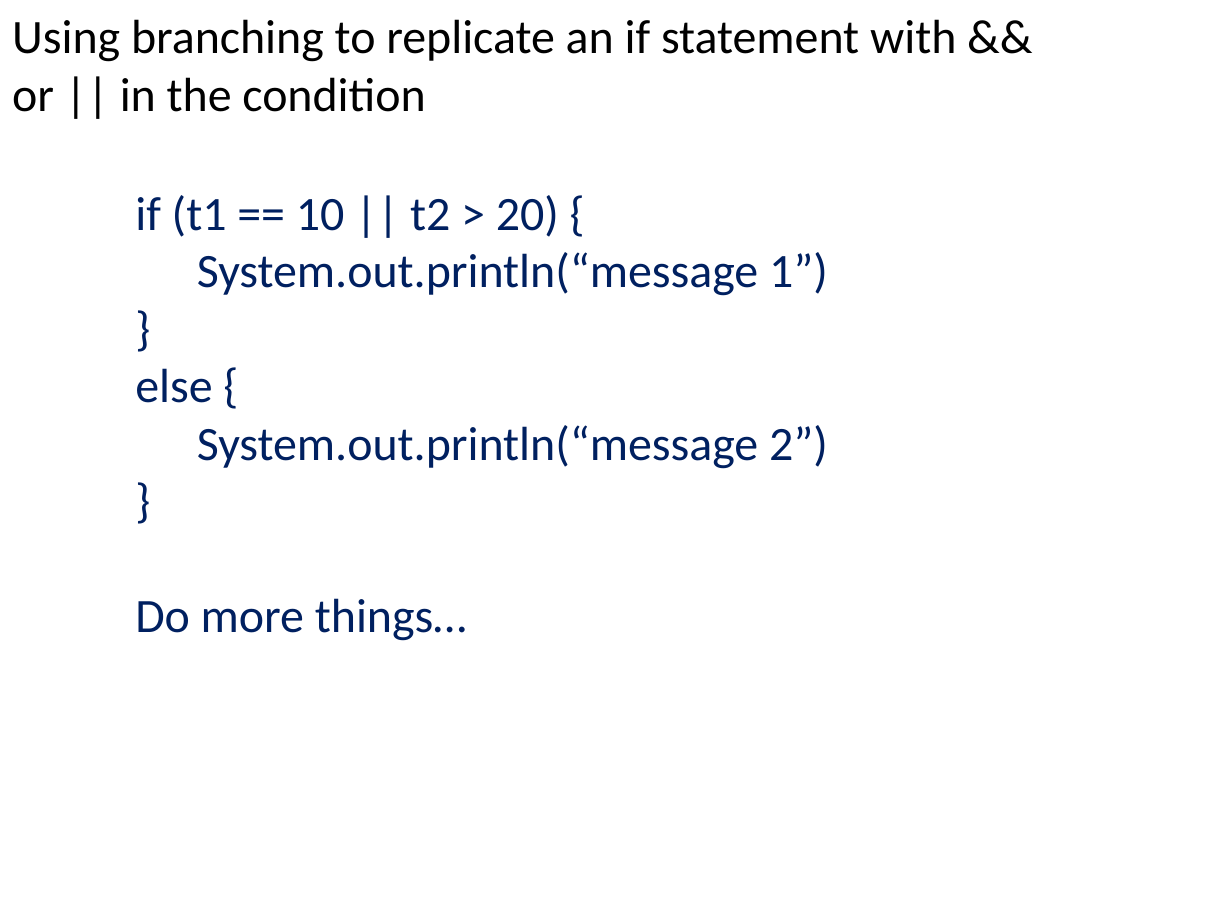
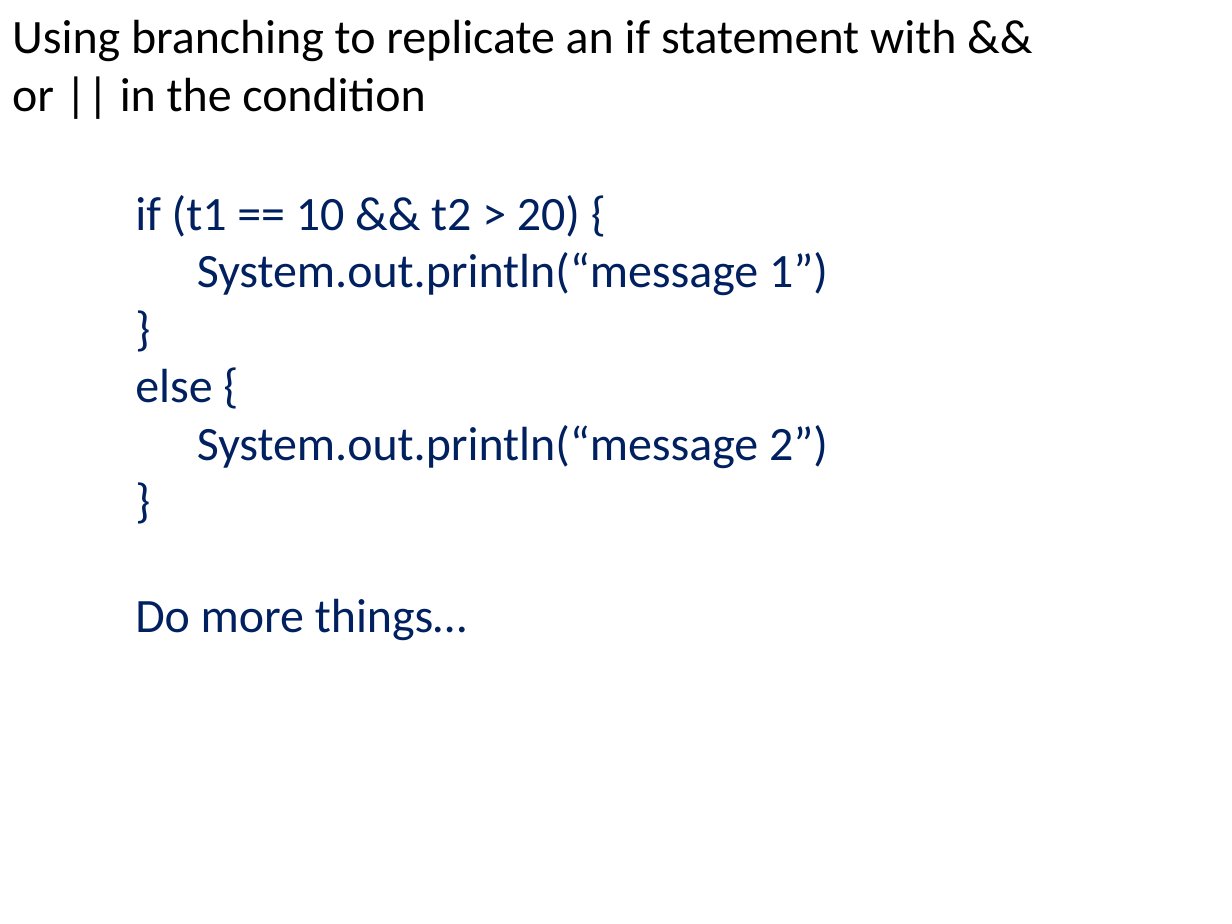
Before and after one commit to saixu/CS447, a slide deck: slide 7 of cs447_lab4_Sept30.pptx. Drawn at 1232x924 pixels with LibreOffice and Linux fonts; fonts in the diff are those of the drawing. Boxes give left, top, right and bottom in pixels: in the first picture for what was removed or moved away, otherwise in the second. Text is boxed around its words. In the diff, an @@ line names an element or a change of style, - is before the commit and + after.

Commit message:
correction on slide

```diff
--- a/cs447_lab4_Sept30.pptx
+++ b/cs447_lab4_Sept30.pptx
@@ text at (135,195,580,237): text changed @@
-if (t1 == 10 || t2 > 20) {
+if (t1 == 10 && t2 > 20) {
```
